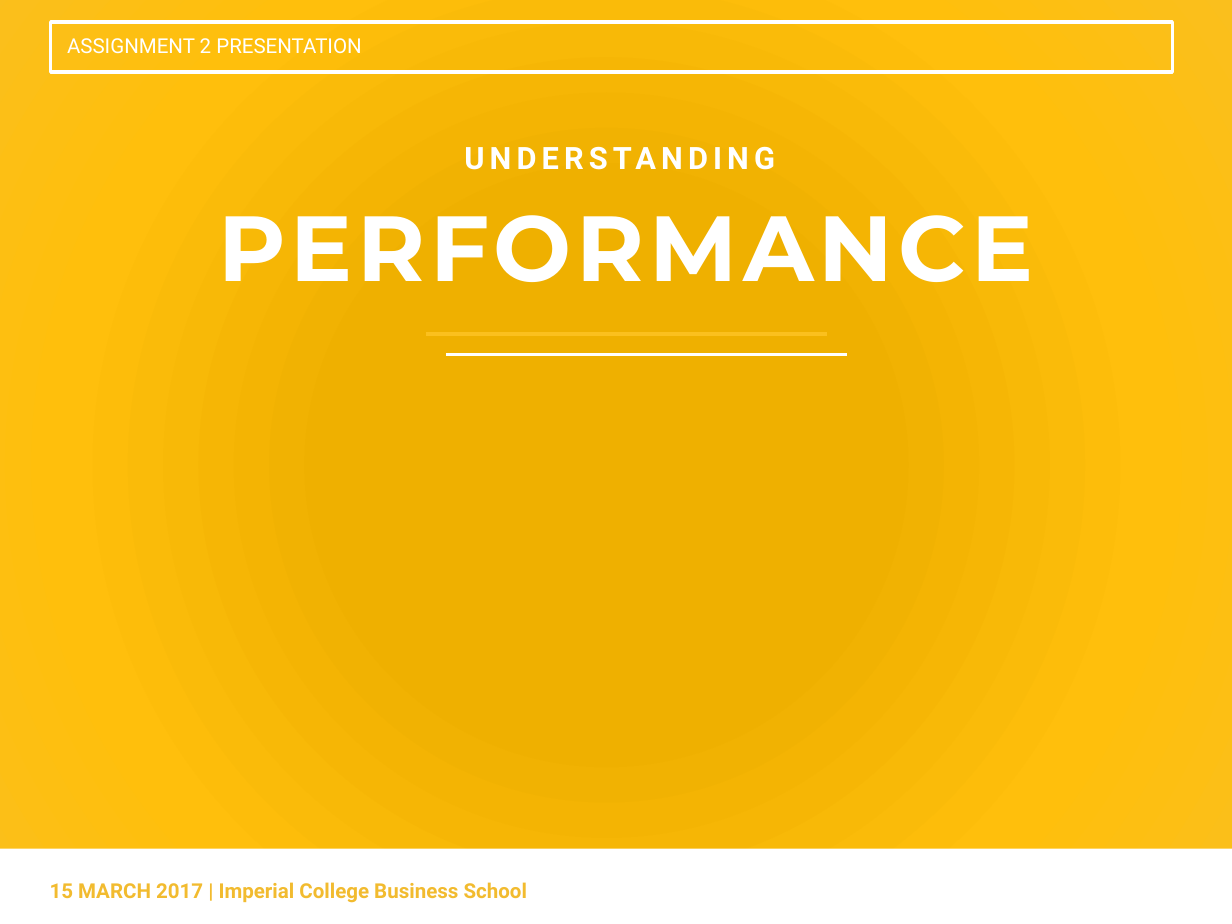
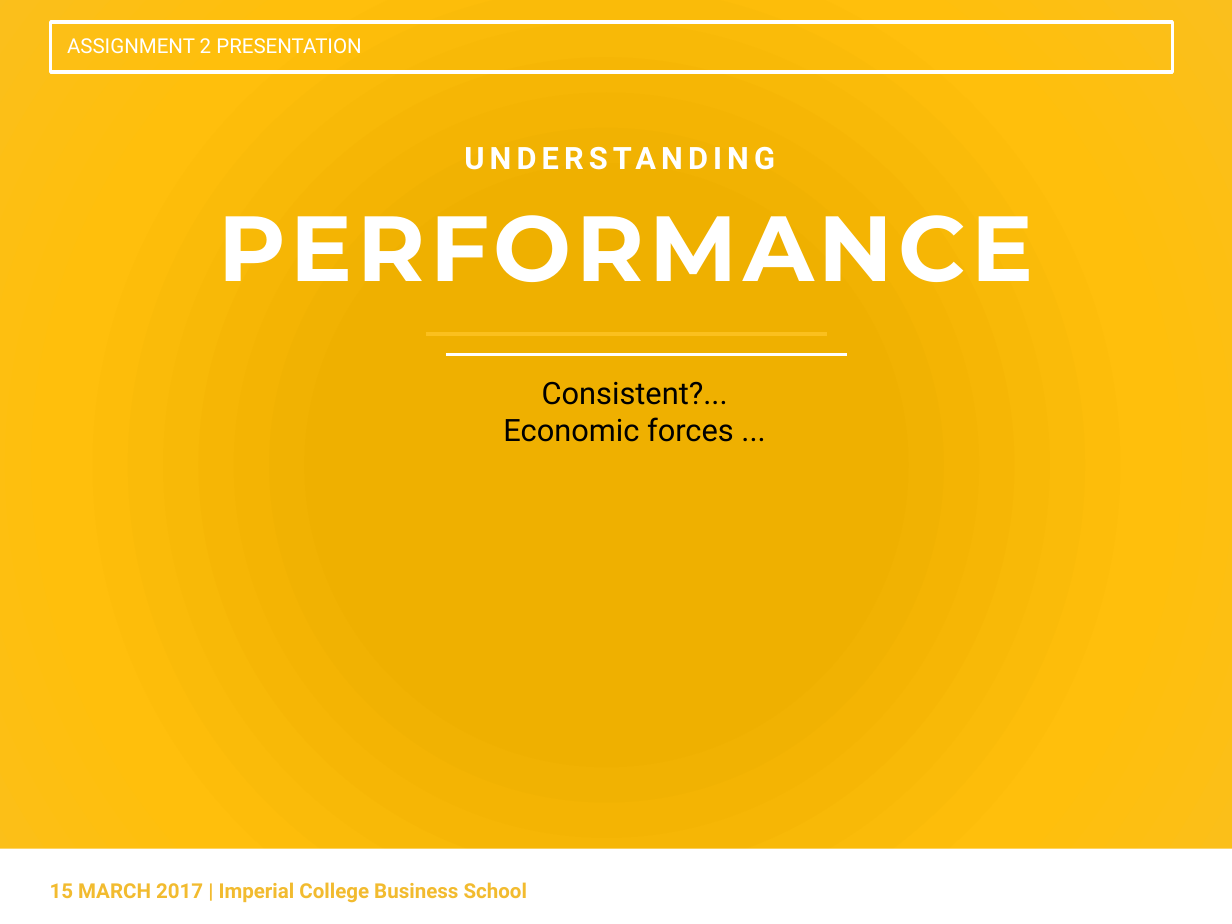
Before and after one commit to siowmeng/bigdatafinance, a slide deck: slide 10 of Presentation.pptx (slide 8 before the commit). Drawn at 1232x924 pixels with LibreOffice and Linux fonts; fonts in the diff are those of the drawing. Boxes give left, top, right and bottom in pixels: in the first picture for what was removed or moved away, otherwise in the second. Text is boxed around its words. In the diff, an @@ line names an element or a change of style, - is before the commit and + after.

```diff
--- a/Presentation.pptx
+++ b/Presentation.pptx
@@ text added at [503, 381, 734, 442], 18 pt, text #000000 @@
+Consistent?...
+Economic forces ...
```
Also in this commit, not shown: 7 other slides changed, 3 slides added, 2 slides removed.
